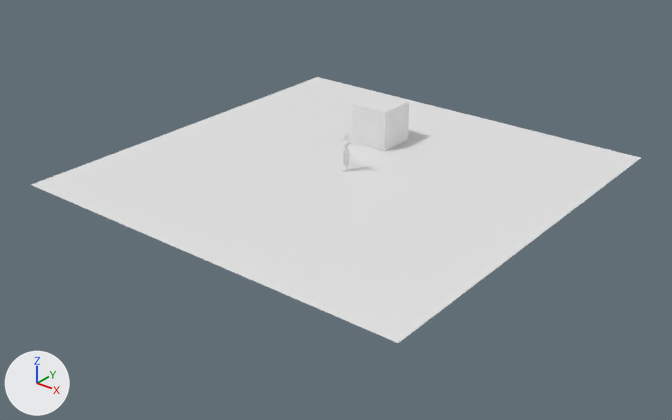
A saved change to the Blender file .blend/armory.blend.
The view is the same before and after, from a camera (50 mm lens) standing at (24.3, -31.1, 17.1) and looking at (0.3, -1.1, -1.5). Every picture has the same lights, and +X, +Y and +Z are marked at lower left. Materials are left out; every surface is plain grey.
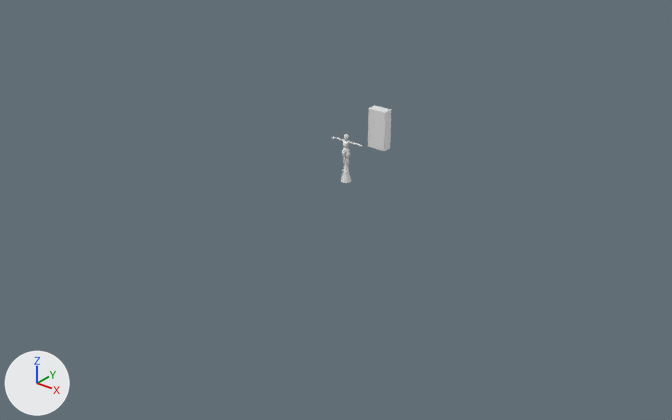
Edits to the bpy script that builds the scene:
```text
Change me_cube:
    used by ob_cube; location = (-1.0, 4.0, 1.0)
    remove me_cube.from_pydata(...)  # 8 vertices, 6 faces; spans x -1.0..1.0, y -1.0..1.0, z -1.0..1.0
    add me_cube.from_pydata(...)  # 24 vertices, 26 faces; spans x 0.0..1.0, y -1.0..-0.5, z -1.0..1.0
    me_cube part 1: the whole mesh is rebuilt
Change ob_plane:
    add ob_plane.hide_set(True)
```

Pixel boxes (x1, y1, x2, y2) of what changed, in the pictures (672 x 420 px):
'Plane', hidden: before (31, 77, 641, 343)
'Cube', reshaped (59% narrower, 20% shorter): before (352, 93, 409, 151); after (368, 105, 391, 151)
